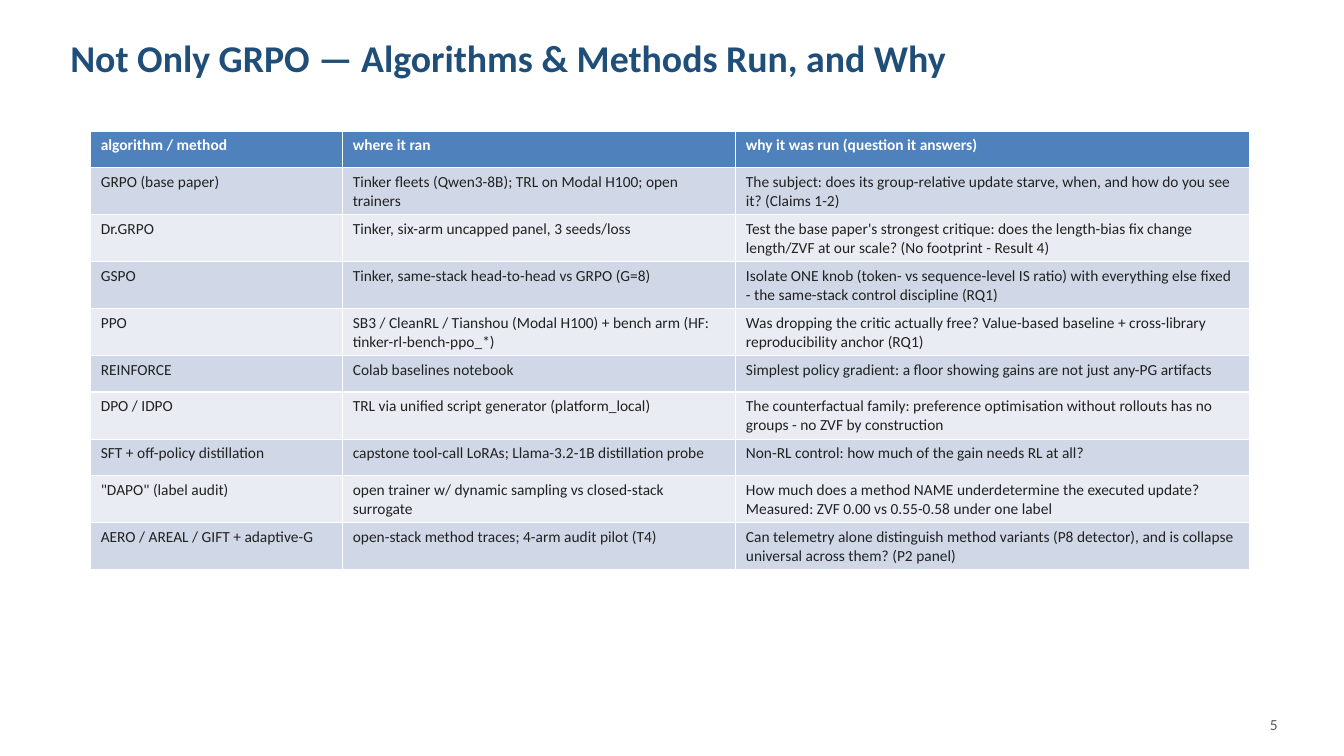
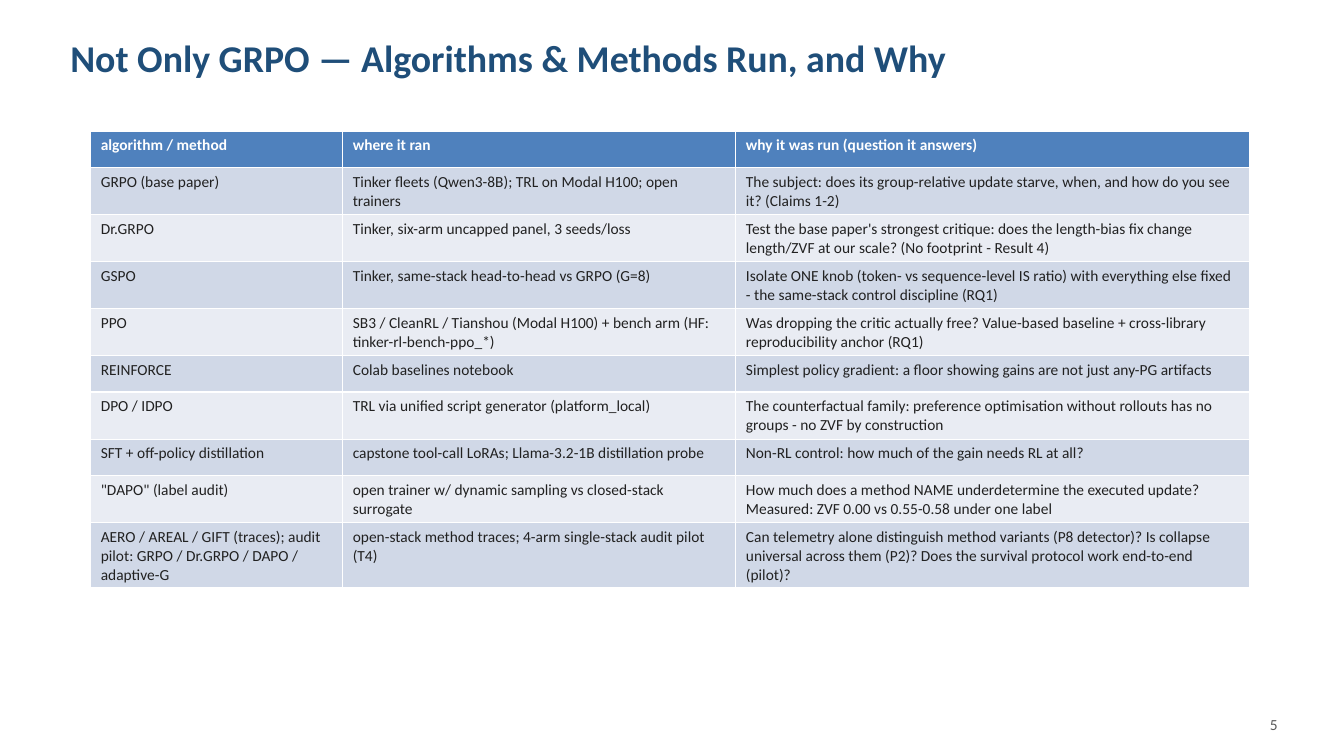
Before and after one commit to arvindcr4/tinker-rl-lab, a slide deck: slide 6 of outputs/PESU_MTech_Phase1_Session1_Review_ArvindCR.pptx. Drawn at 1344x756 pixels with LibreOffice and Linux fonts; fonts in the diff are those of the drawing. Boxes give left, top, right and bottom in pixels: in the first picture for what was removed or moved away, otherwise in the second. Text is boxed around its words. In the diff, an @@ line names an element or a change of style, - is before the commit and + after.

```diff
--- a/outputs/PESU_MTech_Phase1_Session1_Review_ArvindCR.pptx
+++ b/outputs/PESU_MTech_Phase1_Session1_Review_ArvindCR.pptx
@@ table at <box>91,131,1250,587</box> @@
-row 10: AERO / AREAL / GIFT + adaptive-G | open-stack method traces; 4-arm audit pilot (T4) | Can telemetry alone distinguish method variants (P8 detector), and is collapse universal across them? (P2 panel)
+row 10: AERO / AREAL / GIFT (traces); audit pilot: GRPO / Dr.GRPO / DAPO / adaptive-G | open-stack method traces; 4-arm single-stack audit pilot (T4) | Can telemetry alone distinguish method variants (P8 detector)? Is collapse universal across them (P2)? Does the survival protocol work end-to-end (pilot)?
```
Also in this commit, not shown: 5 other slides changed, 9 other files.
